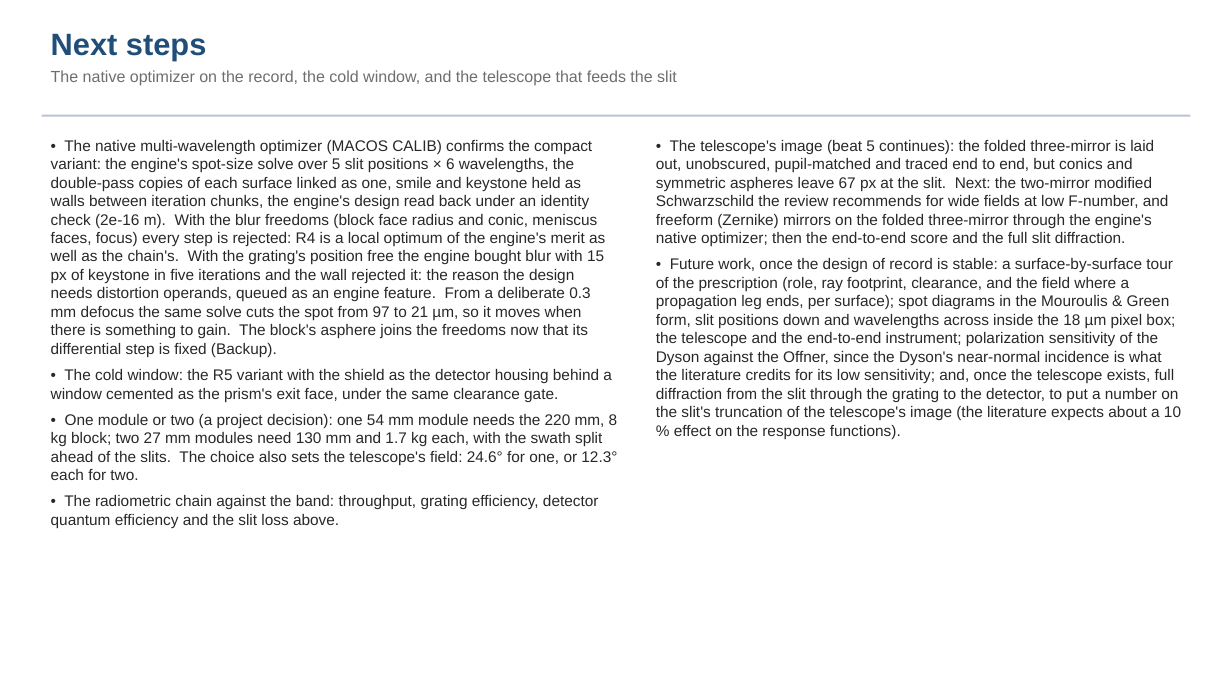
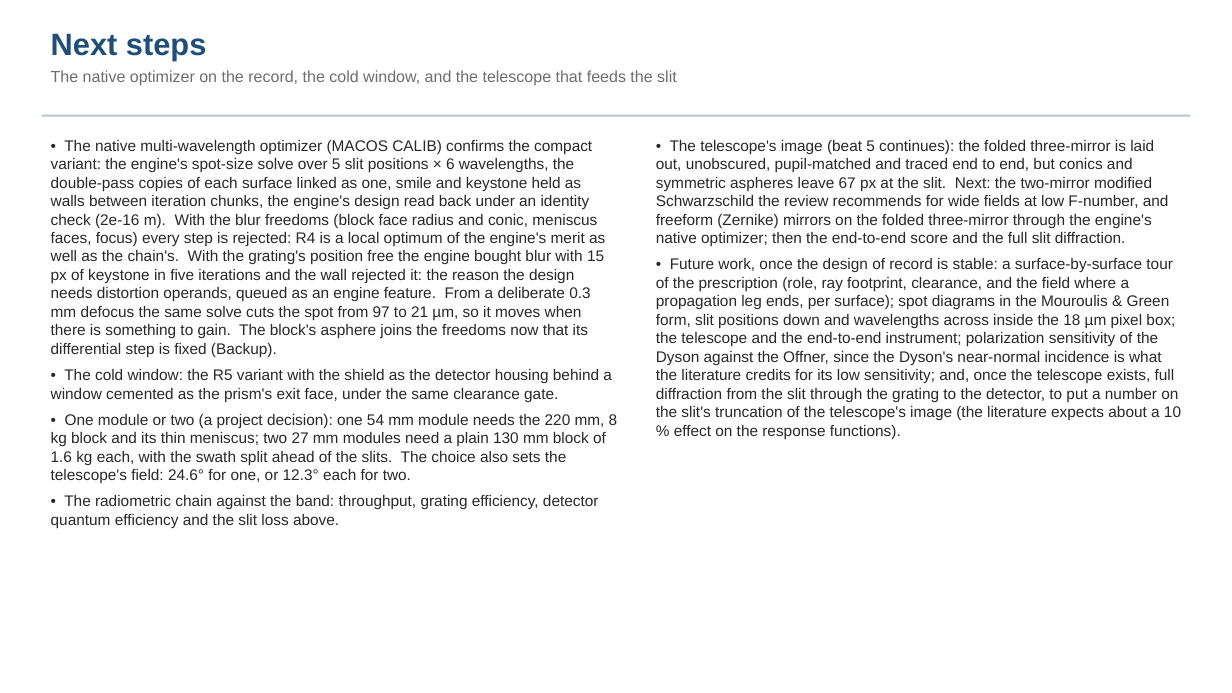
Before and after one commit to nasa-jpl/macos, a slide deck: slide 29 of demo_session/deck_dyson.pptx. Drawn at 1232x693 pixels with LibreOffice and Linux fonts; fonts in the diff are those of the drawing. Boxes give left, top, right and bottom in pixels: in the first picture for what was removed or moved away, otherwise in the second. Text is boxed around its words. In the diff, an @@ line names an element or a change of style, - is before the commit and + after.

```diff
--- a/demo_session/deck_dyson.pptx
+++ b/demo_session/deck_dyson.pptx
@@ text at (51,414,618,483): text changed @@
-• One module or two (a project decision): one 54 mm module needs the 220 mm, 8 kg block; two 27 mm modules need 130 mm and 1.7 kg each, with the swath split ahead of the slits. The choice also sets the telescope's field: 24.6° for one, or 12.3° each for two.
+• One module or two (a project decision): one 54 mm module needs the 220 mm, 8 kg block and its thin meniscus; two 27 mm modules need a plain 130 mm block of 1.6 kg each, with the swath split ahead of the slits. The choice also sets the telescope's field: 24.6° for one, or 12.3° each for two.
```
Also in this commit, not shown: 3 other slides changed, 3 other files.
